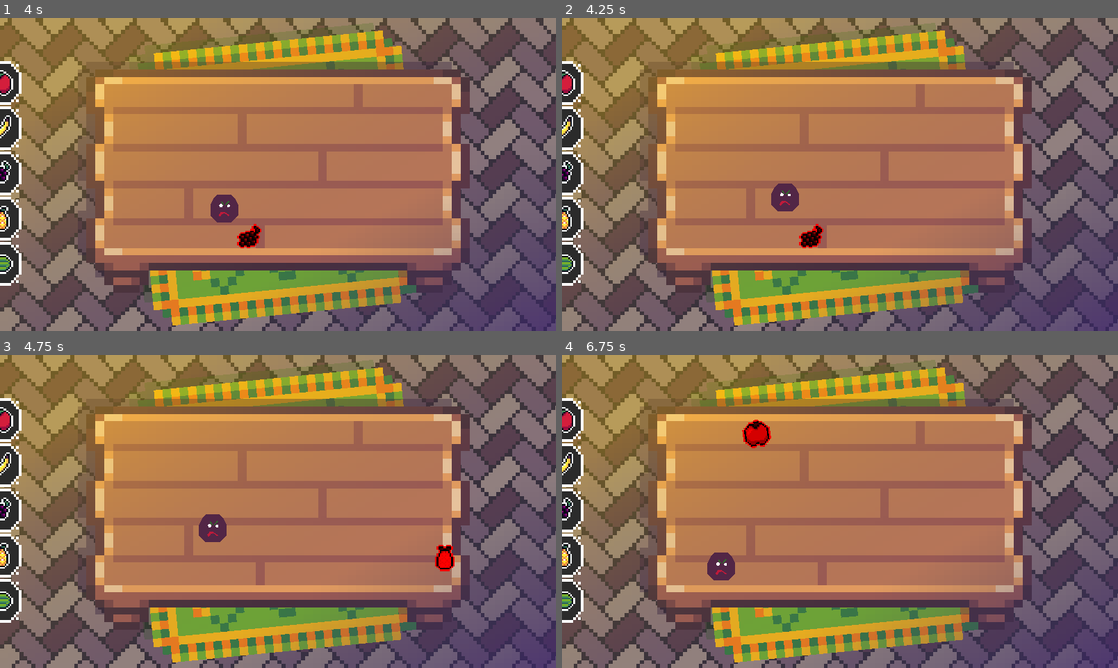
Above: before the commit, frames 1-4 (two rows, left to right).
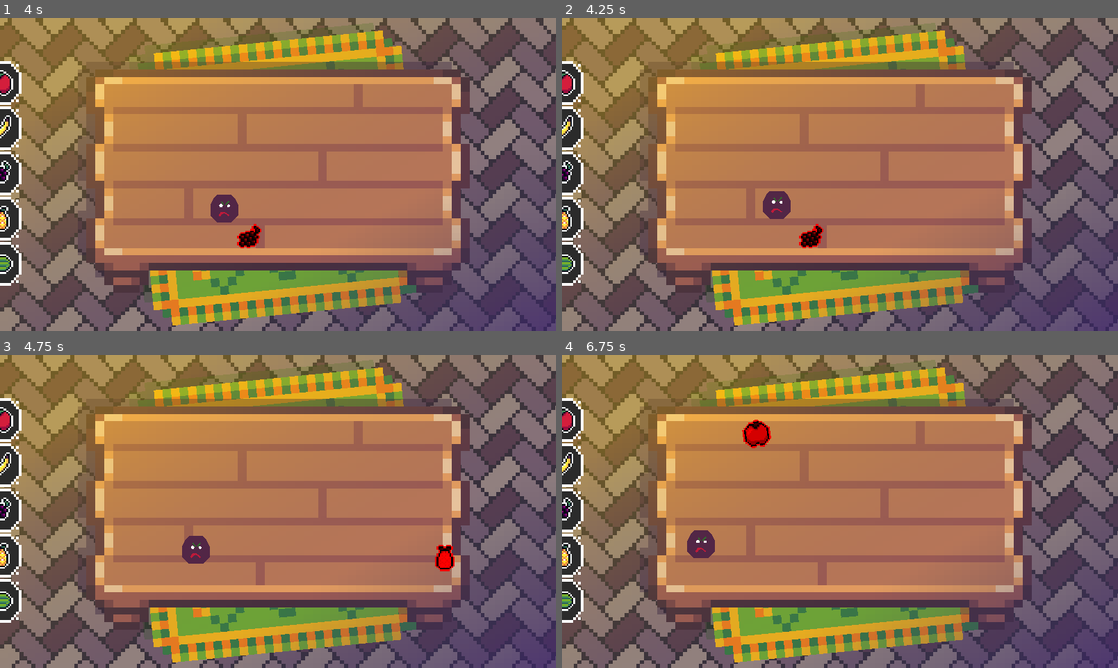
Above: after the commit, the same moments.

Repository: alexg-lviv/FruitTheNinja
Game: Godot game, scene res://src/GameField/MainScene.tscn
Two runs of this game, one before a commit and one after it. Both use one fixed random seed, a clock stepped at 60 frames per second and the inputs below. The engine's default icon, where the game draws it, is replaced by a stand-in: a white triangle on a blue panel in a dark square.
Inputs (mouse positions are in pixels of both pictures, inside the frame that each line leads up to):
- Up to frame 1 (4 s): click (44, 83) at 0.5 s; move the mouse to (278, 174) at 1.27 s; press the mouse at (278, 174) at 1.28 s; move the mouse to (166, 190) at 2.02 s; release the mouse at (166, 190) at 2.03 s; tap 1 (launch_apple) at 2.1 s; click (166, 190) at 2.17 s; move the mouse to (333, 105) at 2.77 s; tap 2 (launch_banana) at 2.85 s; click (333, 105) at 2.92 s; move the mouse to (250, 237) at 3.52 s; tap 3 (launch_grape) at 3.6 s; click (250, 237) at 3.67 s
- Up to frame 2 (4.25 s): no input
- Up to frame 3 (4.75 s): move the mouse to (444, 558) at 4.27 s; tap 4 (launch_pineapple) at 4.35 s; click (444, 558) at 4.42 s
- Up to frame 4 (6.75 s): move the mouse to (673, 464) at 5.02 s; tap 5 (launch_watermelon) at 5.1 s; click (673, 464) at 5.17 s; move the mouse to (867, 511) at 5.77 s; press the mouse at (867, 511) at 5.78 s; move the mouse to (756, 433) at 6.52 s; release the mouse at (756, 433) at 6.53 s; tap 1 (launch_apple) at 6.6 s; click (756, 433) at 6.67 s

Frame 1 is identical in both runs. In frame 2, 0.4% of the frame differs, in the area x 36-43%, y 52-65%; in frame 3, 0.7%; in frame 4, 0.8%, in the area x 22-32%, y 56-72%.

Commit message:
add collision to agent

Diff:
--- a/src/AiAgent/Player.gd
+++ b/src/AiAgent/Player.gd
@@ -84,3 +84,8 @@
 func _on_enclosure_timer_timeout():
 	enclosure_steer_direction = Vector2.ZERO
 	do_enclosure_steer = false
+
+
+
+func _on_area_entered(area):
+	area.die()
--- a/src/AiAgent/Player.tscn
+++ b/src/AiAgent/Player.tscn
@@ -6,6 +6,7 @@
 radius = 36.0
 
 [node name="Player" type="Area2D"]
+collision_mask = 2
 script = ExtResource("1_hrqhq")
 
 [node name="CollisionShape2D" type="CollisionShape2D" parent="."]
@@ -36,6 +37,8 @@
 polygon = PackedVector2Array(-13, 15, -8, 8, 1, 8, 7, 12, 12, 16, 9, 18, 4, 13, 0, 11, -5, 13, -8, 17, -11, 19)
 
 [node name="EnclosureTimer" type="Timer" parent="."]
+wait_time = 0.5
 one_shot = true
 
+[connection signal="area_entered" from="." to="." method="_on_area_entered"]
 [connection signal="timeout" from="EnclosureTimer" to="." method="_on_enclosure_timer_timeout"]
